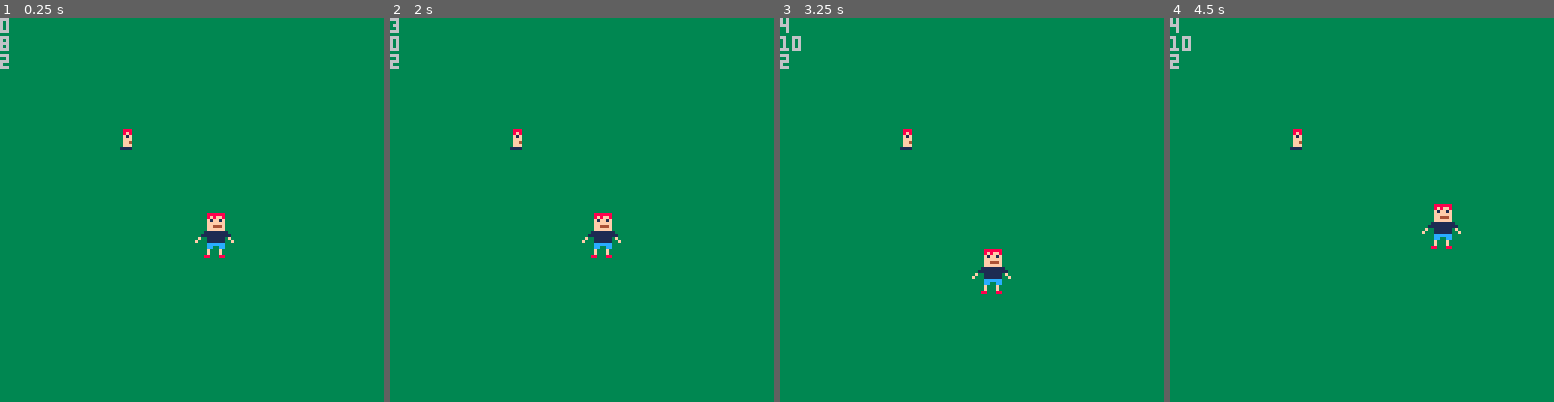
Above: before the commit, frames 1-4 (left to right).
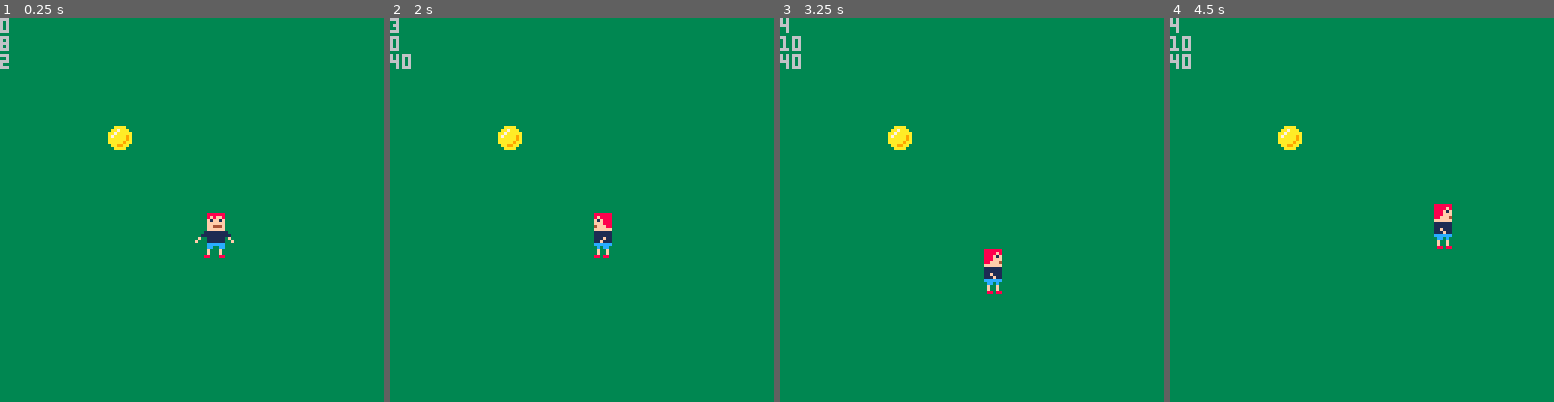
Above: after the commit, the same moments.

Repository: abadi199/LOTM
Game: PICO-8 cartridge lotm.p8
Same seed, same stepped clock (60 frames per second), same inputs: the game is played once before the commit and once after it.
Inputs:
- Up to frame 1 (0.25 s): no input
- Up to frame 2 (2 s): hold Left from 1.97 s (still down)
- Up to frame 3 (3.25 s): release Left at 2.37 s; hold Down 2.42-2.82 s; hold Right from 2.87 s (still down)
- Up to frame 4 (4.5 s): release Right at 3.53 s; hold Up 3.58-4.08 s; hold Right from 4.13 s (still down)

The runs differ from the first frame. In frame 1, 0.3% of the frame differs, in the area x 28-35%, y 28-35%; in frame 2, 0.7%; in frame 3, 0.7%, in the area x 0-61%, y 9-72%; in frame 4, 0.7%.

Commit message:
Walking sprite animation

Diff:
--- a/lotm.p8
+++ b/lotm.p8
@@ -35,20 +35,24 @@
 	player.sprite=2
 	player.timer=0
 	player.state=STATE.IDLE
+	player.flip=false
 end
 
 function move_player()
 	player.timer+=1
-	if (btn(⬅️)) then
+	if btn(⬅️) then
 		player.x-=1
 		change_state(player,STATE.WALK_LEFT)
-	elseif (btn(➡️)) then
+		move_left()
+	elseif btn(➡️) then
 		player.x+=1
 		change_state(player,STATE.WALK_RIGHT)
-	elseif (btn(⬆️)) then
+		move_right()
+	elseif btn(⬆️) then
 		player.y-=1
 		change_state(player,STATE.WALK_UP)
-	elseif (btn(⬇️)) then
+		move_up()
+	elseif btn(⬇️) then
 		player.y+=1
 		change_state(player,STATE.WALK_DOWN)
 		move_down()
@@ -59,22 +63,43 @@
 end
 
 function change_state(object, state)
-	if (object.state!=state) then
+	if object.state!=state then
 		object.state=state
 		object.timer=0
+		object.flip=false
 	end
 end
 
 function move_down()
+	move(2,4,0)
+	player.flip=false
+end
+
+function move_up()
+	move(8,10,6)
+	player.flip=false
+end
+
+function move_left()
+	move(40,42,38)
+	player.flip=true
+end
+
+function move_right()
+	move(40,42,38)
+	player.flip=false
+end
+
+function move(center,left,right)
 	if player.timer < 5 then
-		player.sprite=2
-	elseif (player.timer < 10) then
-		player.sprite=4
-	elseif (player.timer < 15) then
-		player.sprite=2
-	elseif (player.timer < 20) then
-		player.sprite=0
-	elseif (player.timer < 25) then
+		player.sprite=center
+	elseif player.timer < 10 then
+		player.sprite=right
+	elseif player.timer < 15 then
+		player.sprite=center
+	elseif player.timer < 20 then
+		player.sprite=left
+	elseif player.timer < 25 then
 		player.timer=1
 	end
 end
@@ -84,7 +109,7 @@
 end
 
 function draw_player()
-	spr(player.sprite,player.x,player.y,2,2)
+	spr(player.sprite,player.x,player.y,2,2,player.flip)
 	print(player.state)
 	print(player.timer)
 	print(player.sprite)
@@ -102,20 +127,21 @@
 	coin.visible=true
 	coin.x=36
 	coin.y=36
+	coin.sprite=47
 end
 
 function update_coins()
-	if (coin.visible and
+	if coin.visible and
 		player.x+6>=coin.x and player.x+6<coin.x+8 and
-		player.y+1>=coin.y and player.y+1<coin.y+8) then
+		player.y+1>=coin.y and player.y+1<coin.y+8 then
 		sfx(0)
 		coin.visible=false
 	end
 end
 
 function draw_coins()
-	if (coin.visible) then
-		spr(4,36,36)
+	if coin.visible then
+		spr(coin.sprite,coin.x,coin.y)
 	end
 end
 -->8
Not shown, changed: 32 lines of the sprite sheet (__gfx__) section of lotm.p8
